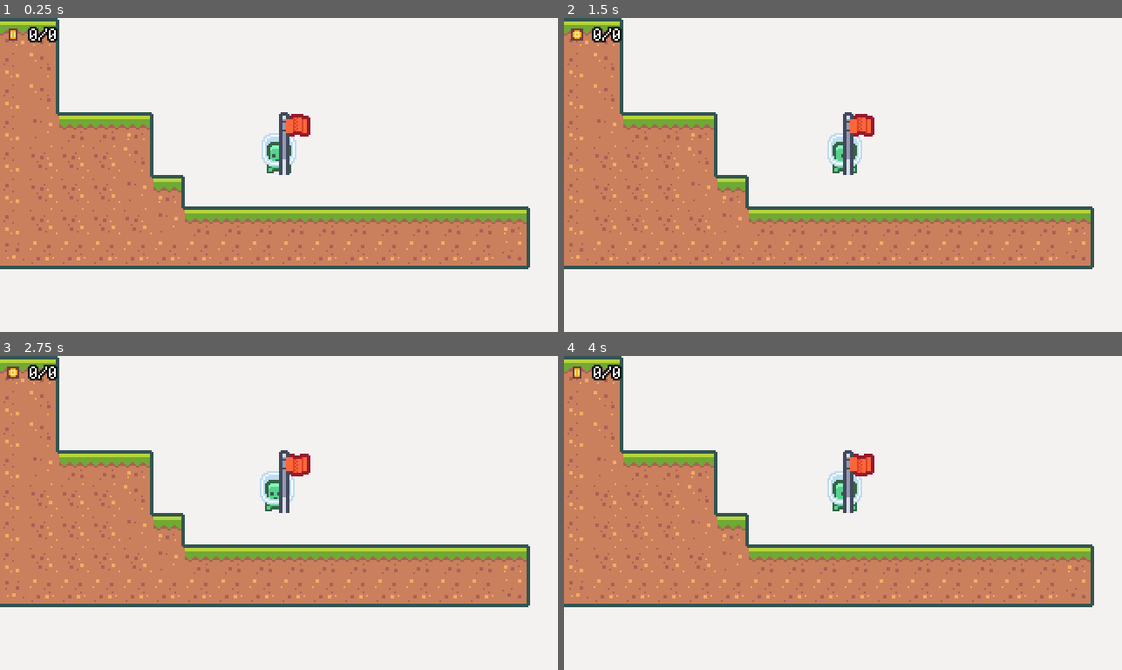
Above: before the commit, frames 1-4 (two rows, left to right).
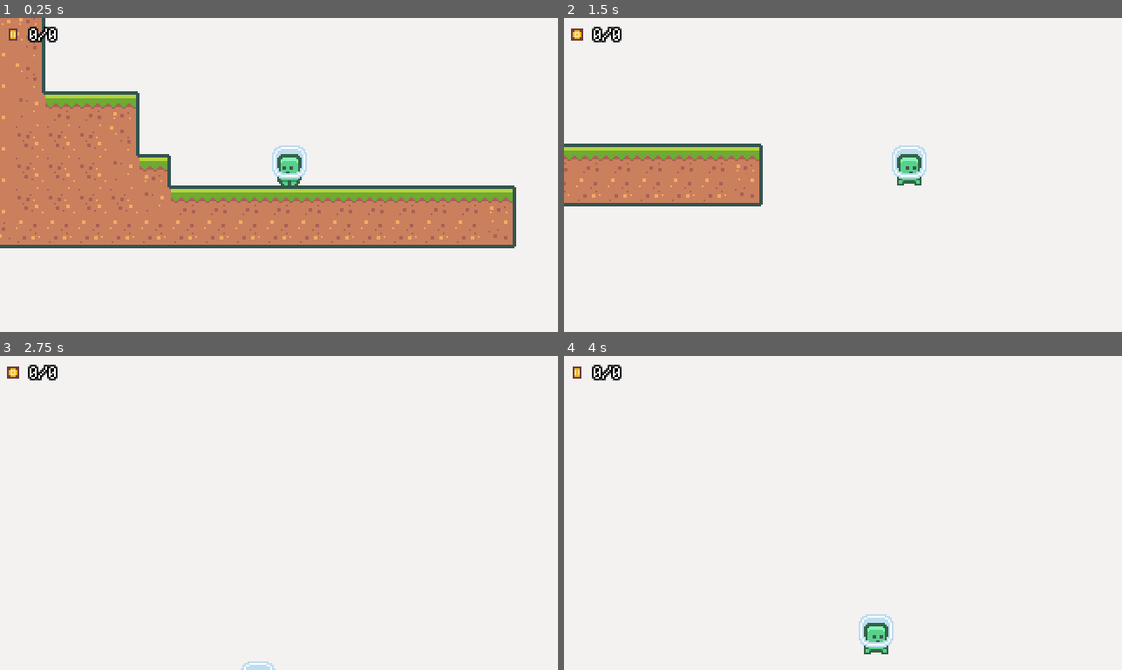
Above: after the commit, the same moments.

Repository: edivancamargo/2DPlatformerUdemy
Game: Godot game, scene res://src/scenes/Levels/Level_002.tscn
The game is run twice, just before and just after one commit, with the same random seed, the same clock (stepped at 60 frames per second) and the same inputs. This scene is started directly instead of the project's main scene.
Inputs:
- Up to frame 1 (0.25 s): no input
- Up to frame 2 (1.5 s): hold Right (move_right) from 0.53 s (still down); tap R (dash) at 0.6, 1.35 s; tap Space (jump) at 0.77 s
- Up to frame 3 (2.75 s): tap Space (jump) at 1.52 s; release Right (move_right) at 2.03 s; hold Left (move_left) from 2.03 s (still down); tap R (dash) at 2.1 s
- Up to frame 4 (4 s): release Left (move_left) at 2.78 s; hold Right (move_right) from 2.78 s (still down); tap R (dash) at 2.85, 3.6 s; tap Space (jump) at 3.02, 3.77 s

The runs differ from the first frame. In frame 1, 22% of the frame differs, in the area x 0-95%, y 0-80%; in frame 2, 30%; in frame 3, 32%; in frame 4, 32%, in the area x 0-95%, y 0-95%.

Commit message:
Update Level 2 to avoid crashing the game.

Diff:
--- a/src/scenes/Levels/Level_002.tscn
+++ b/src/scenes/Levels/Level_002.tscn
@@ -6,3 +6,13 @@
 
 [node name="TileMap" parent="." index="1"]
 tile_data = PoolIntArray( -262153, 0, 0, -262152, 0, 2, -196617, 0, 65536, -196616, 0, 65538, -131081, 0, 65536, -13108 …(836 unchanged characters)…
+
+[node name="Player" parent="." index="6"]
+position = Vector2( 14, 19 )
+
+[node name="Flag" parent="." index="7"]
+position = Vector2( -151, -88 )
+
+[node name="BottomLevel" parent="." index="8"]
+position = Vector2( 180, 100 )
+scale = Vector2( 100, 3 )
